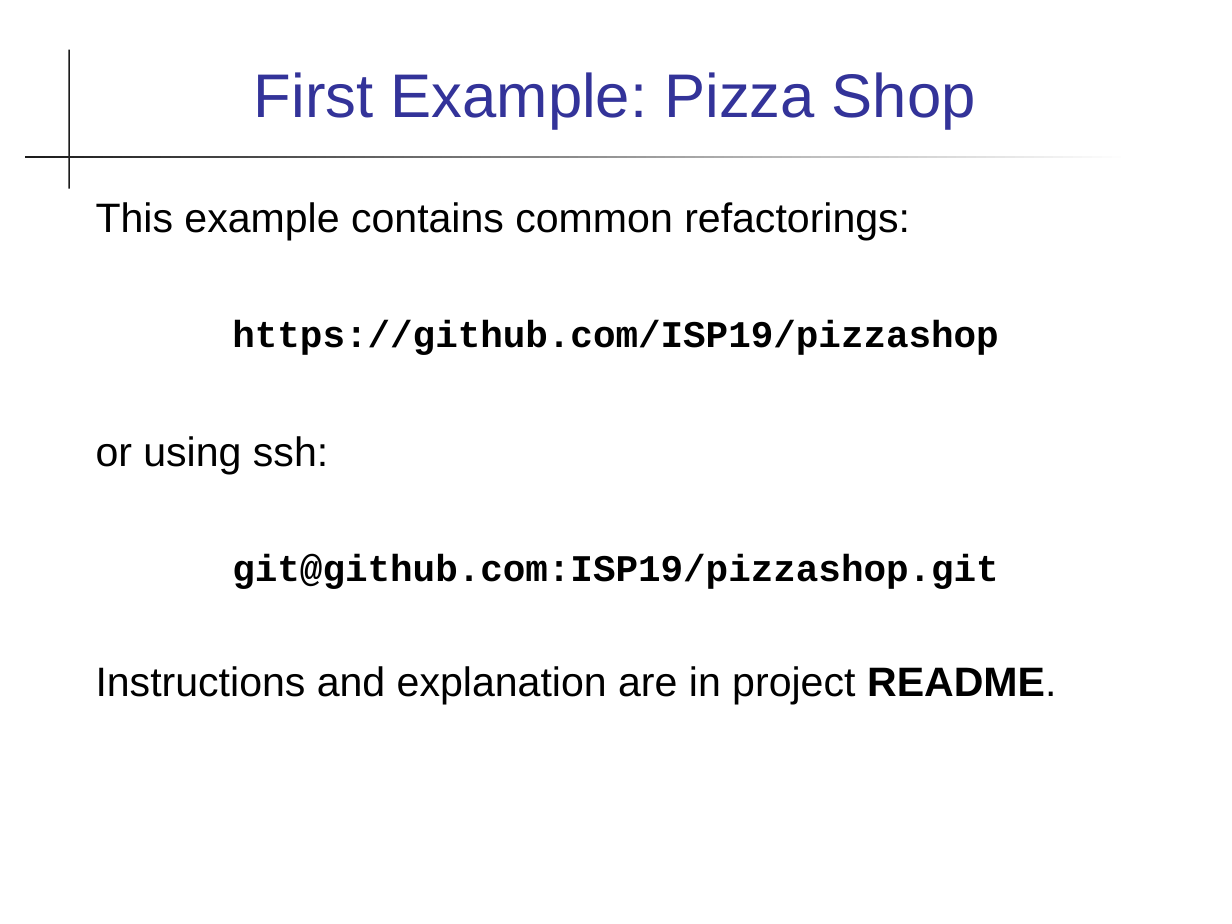
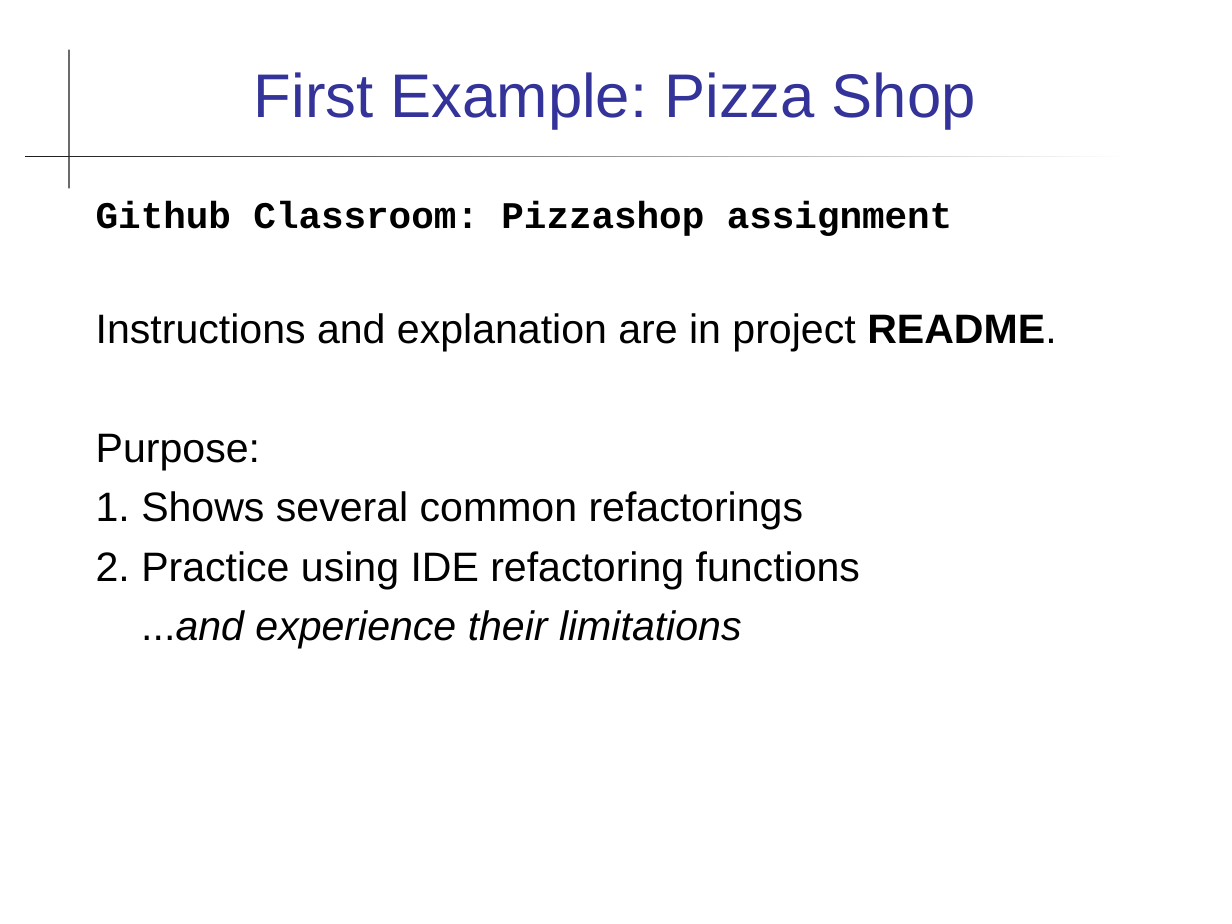
Before and after one commit to cpske/ISP, a slide deck: slide 10 of refactoring/Refactoring.ppt (slide 9 before the commit). Drawn at 1232x924 pixels with LibreOffice and Linux fonts; fonts in the diff are those of the drawing. Boxes give left, top, right and bottom in pixels: in the first picture for what was removed or moved away, otherwise in the second. Text is boxed around its words. In the diff, an @@ line names an element or a change of style, - is before the commit and + after.

```diff
--- a/refactoring/Refactoring.ppt
+++ b/refactoring/Refactoring.ppt
@@ text at <box>96,201,952,236</box>: text changed @@
-This example contains common refactorings:
-https://github.com/ISP19/pizzashop
-or using ssh:
-git@github.com:ISP19/pizzashop.git
+Github Classroom: Pizzashop assignment
@@ text at <box>96,313,1056,351</box>: indent changed @@
@@ text at <box>96,433,860,649</box>: paragraphs added @@
+Purpose:
+1. Shows several common refactorings
+2. Practice using IDE refactoring functions
+...and experience their limitations
```
Also in this commit, not shown: 14 other slides changed, 2 slides added, 1 slide removed, 2 other files.
